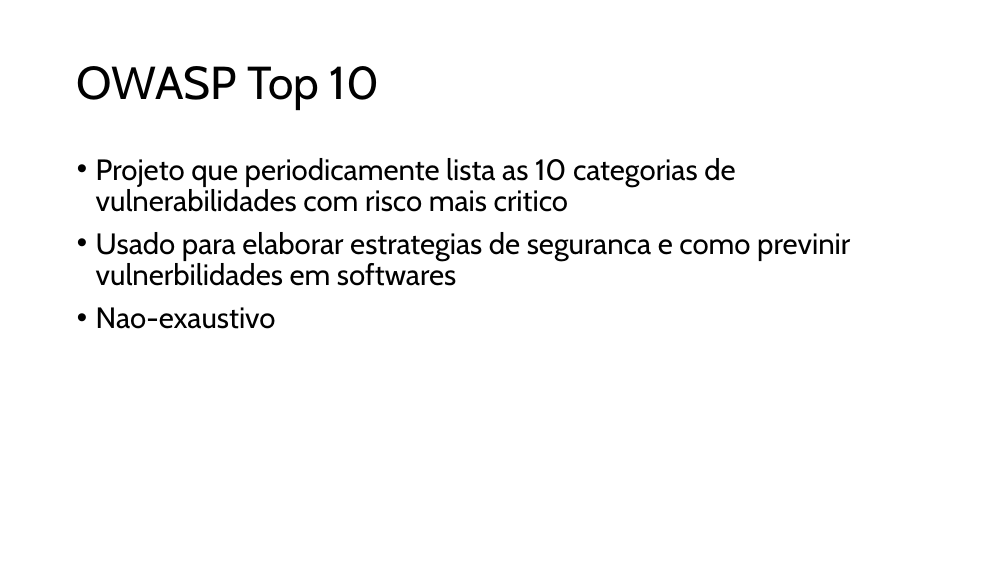
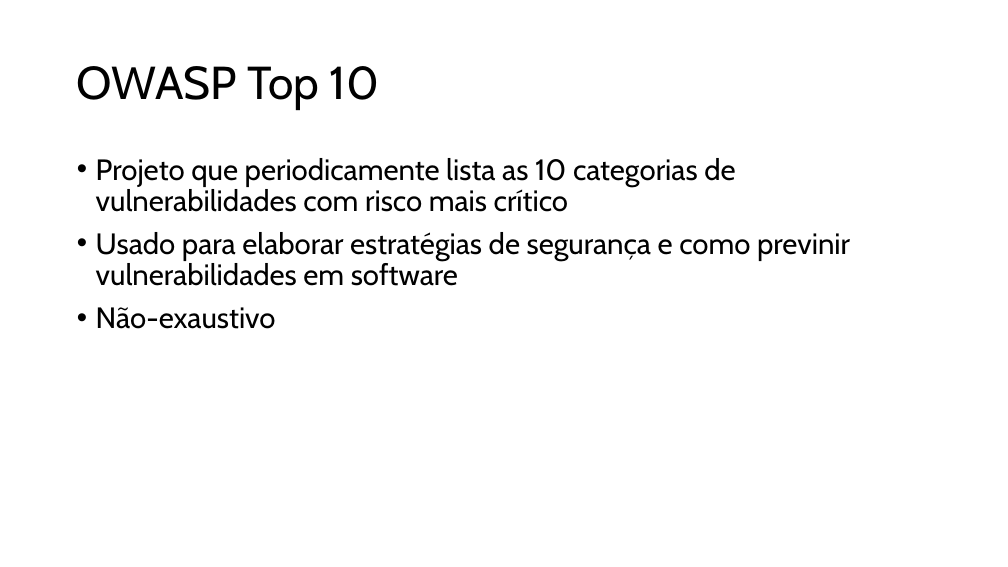
Before and after one commit to raqsilva8/pme-devsecops-toolkit, a slide deck: slide 7 of Material_de_Treino/DesenvolvimentoSeguro_tecnico.pptx. Drawn at 1008x567 pixels with LibreOffice and Linux fonts; fonts in the diff are those of the drawing. Boxes give left, top, right and bottom in pixels: in the first picture for what was removed or moved away, otherwise in the second. Text is boxed around its words. In the diff, an @@ line names an element or a change of style, - is before the commit and + after.

```diff
--- a/Material_de_Treino/DesenvolvimentoSeguro_tecnico.pptx
+++ b/Material_de_Treino/DesenvolvimentoSeguro_tecnico.pptx
@@ text at box(96, 158, 850, 329): text changed @@
-• Projeto que periodicamente lista as 10 categorias de vulnerabilidades com risco mais critico
-• Usado para elaborar estrategias de seguranca e como previnir vulnerbilidades em softwares
-• Nao-exaustivo
+• Projeto que periodicamente lista as 10 categorias de vulnerabilidades com risco mais crítico
+• Usado para elaborar estratégias de segurança e como previnir vulnerabilidades em software
+• Não-exaustivo
```
Also in this commit, not shown: 7 other slides changed, 1 slide removed, 1 other file.
